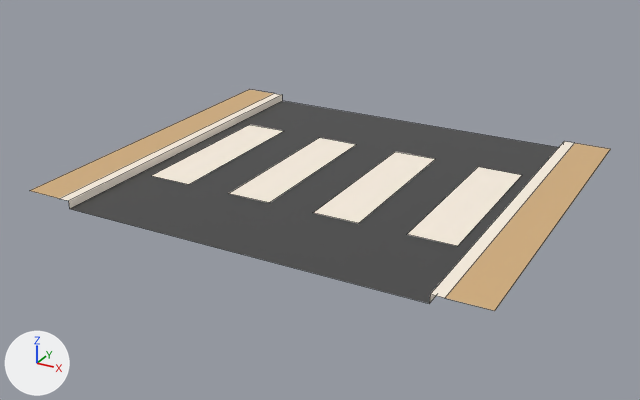
The FBX model Assets/000.Eeeeden/00-Fbxs/jin_test/Road/Map-Road-crosswaRk.fbx, before and after one commit.
Both versions are drawn from a camera (50 mm lens) standing at (2.02, -3.86, 1.77) and looking at (-0.05, -0.09, -0.11). Lighting does not change. The marker at lower left points along +X, +Y and +Z. Mesh edges are drawn as thin lines. Where no turn or scale is listed for an object, it has been applied to the vertices.

Objects in the first picture: 'Map-Road-crosswaRk'.
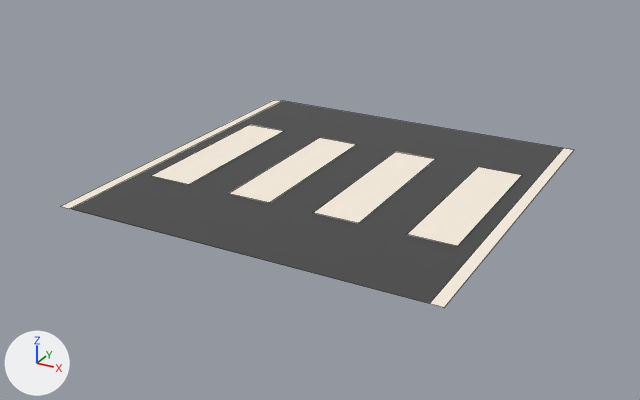
The newer file is also rescaled (x0.6) as a whole; pictures and numbers use the older file's frame.

What the commit changed:
me_map_road_crosswark is used by ob_map_road_crosswark; location (0.0, 0.0, 0.0).
Verts and faces of me_map_road_crosswark; kept vertices keep their numbers, new ones are numbered from 32.
Before the commit, vertices of me_map_road_crosswark: 0 (-1.0, -1.0, 0.04) at pixel (59, 198), 1 (-1.0, 1.0, 0.04) at pixel (274, 93), 5 (-0.94, -1.0, 0.0) at pixel (69, 208), 8 (-0.94, 1.0, 0.04) at pixel (282, 94), 9 (-0.94, -1.0, 0.04) at pixel (68, 200).
Before the commit, vertices of me_map_road_crosswark: 11 (-0.94, 1.0, 0.0) at pixel (282, 100), 29 (-1.2, -1.0, 0.04) at pixel (29, 190), 31 (-1.2, 1.0, 0.04) at pixel (249, 89).
Before the commit, vertices of me_map_road_crosswark: 2 (1.0, -1.0, 0.04) at pixel (444, 298), 3 (1.0, 1.0, 0.04) at pixel (574, 142), 4 (0.94, 1.0, 0.0), 6 (0.94, 1.0, 0.04) at pixel (564, 141), 7 (0.94, -1.0, 0.04) at pixel (430, 294).
Before the commit, vertices of me_map_road_crosswark: 10 (0.94, -1.0, 0.0) at pixel (429, 303), 28 (1.2, -1.0, 0.04) at pixel (494, 310), 30 (1.2, 1.0, 0.04) at pixel (610, 148).
me_map_road_crosswark had 32 vertices, 11 faces and spanned x -1.2..1.2, y -1.0..1.0, z 0.0..0.04.
me_map_road_crosswark now has 24 vertices, 7 faces and spans x -1.0..1.0, y -1.0..1.0, z 0.0.
Part 1, on me_map_road_crosswark:
Vertices deleted: 0, 1, 8, 9, 29, 31 (with the faces that use them).
New vertex 32 is at (-1.0, -1.0, 0.0), pixel (60, 206).
New vertex 33 is at (-1.0, 1.0, 0.0), pixel (274, 99).
New faces: (5, 11, 33, 32).
Part 2, on me_map_road_crosswark:
Vertices deleted: 2, 3, 6, 7, 28, 30 (with the faces that use them).
New vertex 34 is at (1.0, -1.0, 0.0), pixel (444, 307).
New vertex 35 is at (1.0, 1.0, 0.0), pixel (574, 149).
New faces: (4, 10, 34, 35).

Pixel boxes (x1, y1, x2, y2) of what changed, in the pictures (640 x 400 px):
'Map-Road-crosswaRk', reshaped (11% narrower, 7% shorter): before (30, 89, 610, 311); after (60, 100, 574, 307)
part 1 of me_map_road_crosswark, cut back: before (30, 89, 282, 209); after (60, 100, 281, 209)
part 2 of me_map_road_crosswark, cut back: before (430, 141, 610, 311); after (430, 148, 574, 307)
